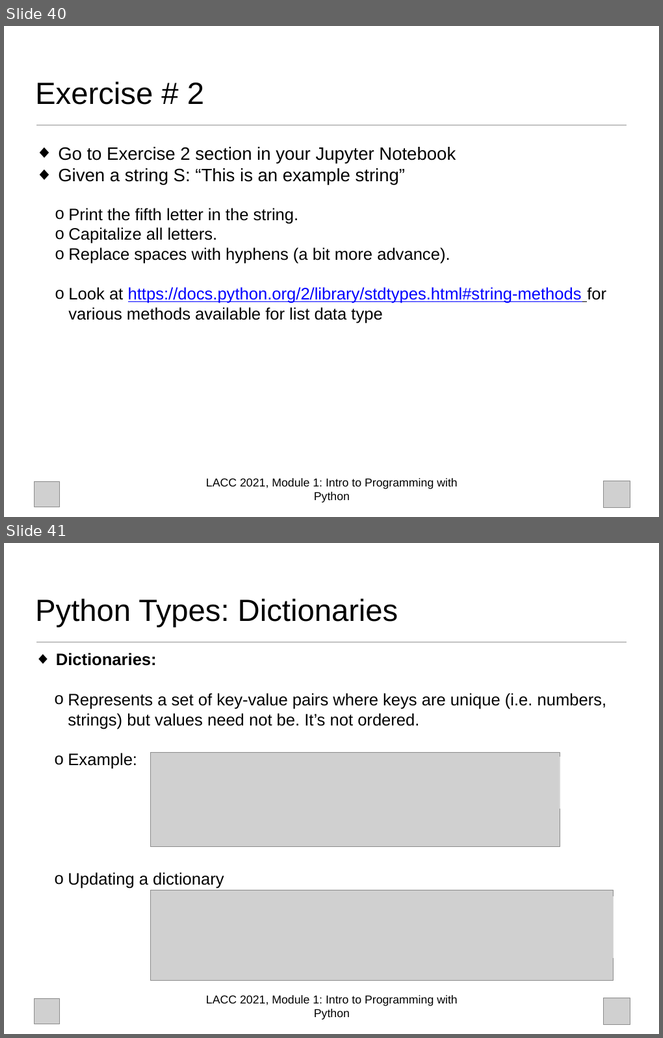
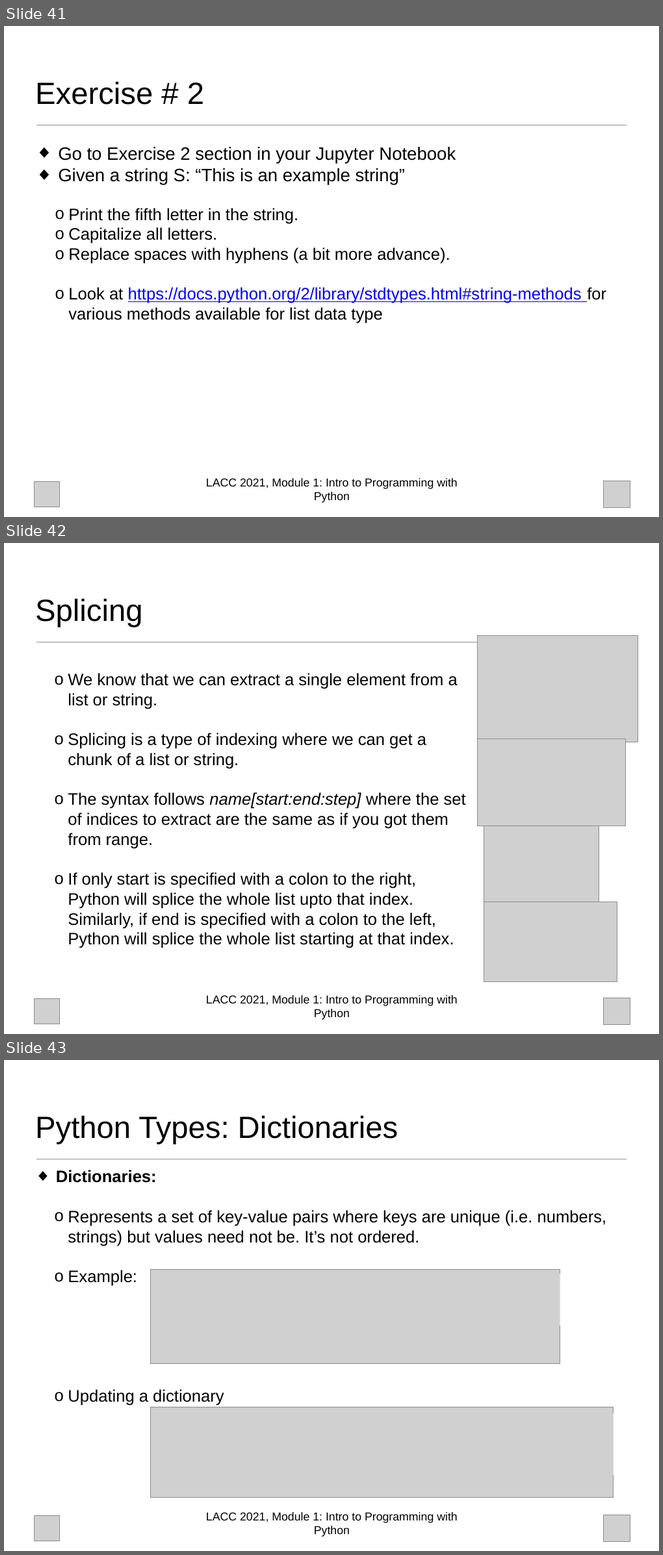
Before and after one commit to UCLA-LACC-21/M1-Welcome-Intro_to_Python, a slide deck: Introduction to Programming in Python 2021.pptx. Shown one above the other, each under a label of ours: slides 40 and 41 before the commit, slides 41, 42 and 43 after it. The pictures are 663x1038 and 663x1555 pixels, drawn with LibreOffice and Linux fonts; fonts in the diff are those of the drawing; grey boxes stand for pictures; background and template pictures are left out. Boxes give left, top, right and bottom in pixels: in the first picture for what was removed or moved away, otherwise in the second. Text is boxed around its words. In the diff, an @@ line names an element or a change of style, - is before the commit and + after.

```diff
--- a/Introduction to Programming in Python 2021.pptx
+++ b/Introduction to Programming in Python 2021.pptx
@@ slide 42 added at <box>4,543,659,1034</box>, background #FFFFFF; not listed: 1 template element that a slide beside it also shows @@
@@ title added at <box>35,598,142,627</box>, 48 pt, text #000000 @@
+Splicing
@@ picture added at <box>478,635,638,742</box> @@
@@ line added from (36, 642) to (627, 642), #9A9A9A 1 pt @@
@@ text added at <box>68,673,466,949</box>, 26 pt, text #000000 @@
+  o We know that we can extract a single element from a list or string.
+  o Splicing is a type of indexing where we can get a chunk of a list or string.
+  o The syntax follows name[start:end:step] where the set of indices to extract are the same as if you got them from range.
+  o If only start is specified with a colon to the right, Python will splice the whole list upto that index. Similarly, if end is specified with a colon to the left, Python will splice the whole list starting at that index.
@@ picture added at <box>478,739,625,826</box> @@
@@ picture added at <box>484,826,600,902</box> @@
@@ picture added at <box>484,902,618,982</box> @@
@@ picture added at <box>34,999,59,1025</box> @@
@@ picture added at <box>603,998,630,1025</box> @@
@@ what was slide 40 is now slide 41 @@
@@ what was slide 41 is now slide 43 @@
```
Also in this commit, not shown: 2 slides changed, 3 other slides added.
